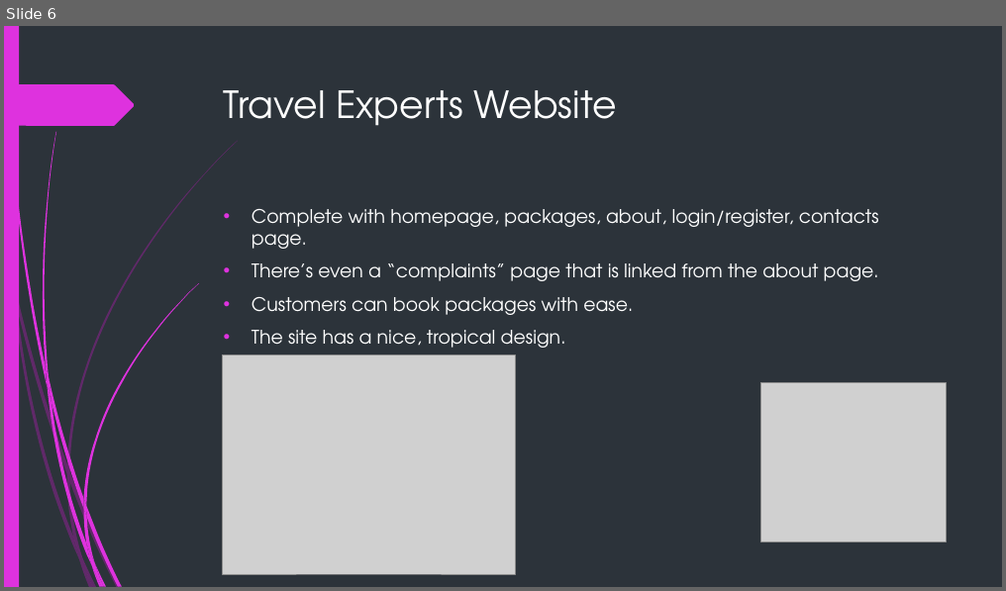
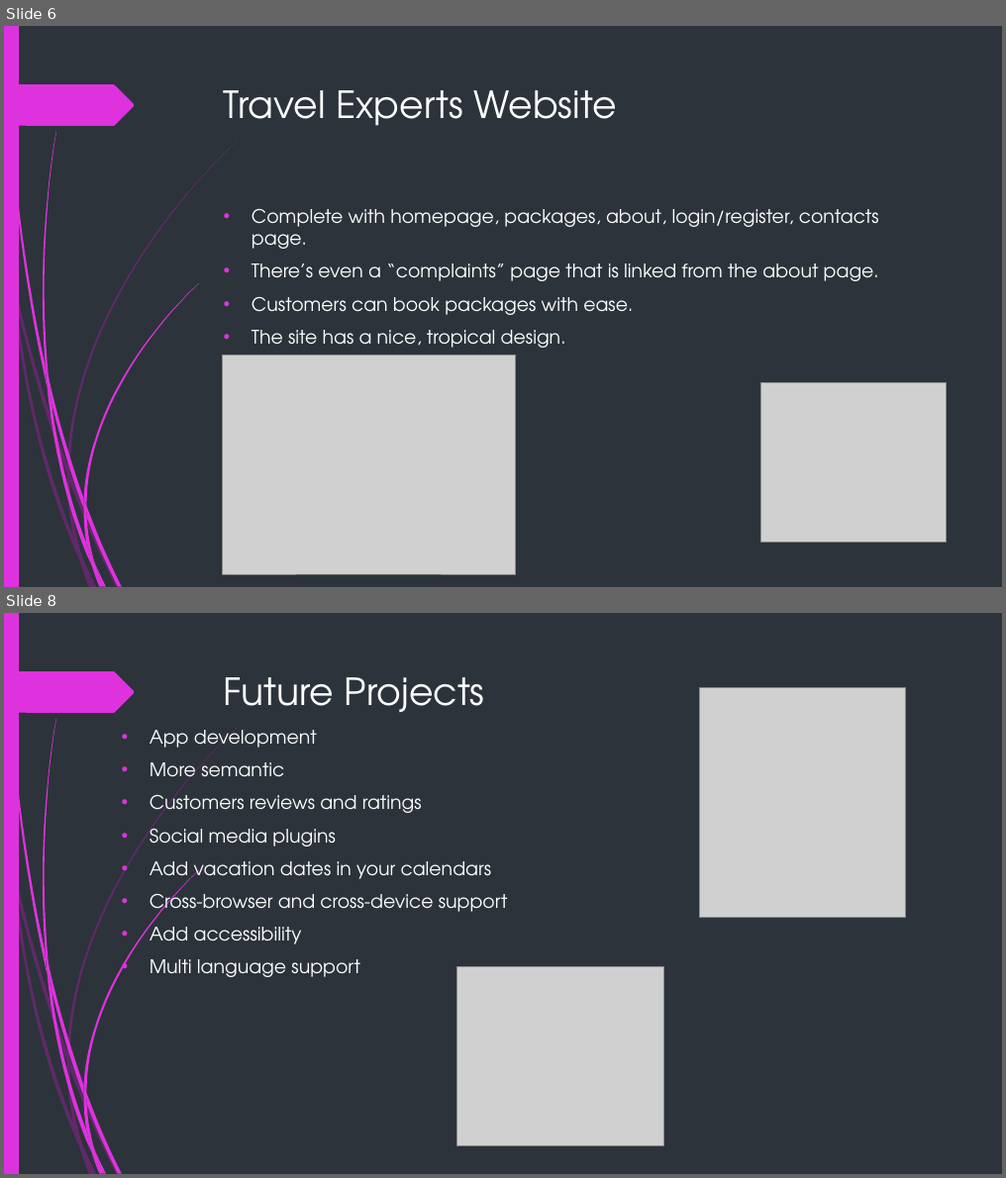
Before and after one commit to RoyalBis/OOSD-PROJ2-TEAM5, a slide deck: OOSD_Project2_Team5_Presentation.pptx. Shown one above the other, each under a label of ours: slide 6 before the commit, slides 6 and 8 after it; the slides between them are not shown. The pictures are 1006x591 and 1006x1178 pixels, drawn with LibreOffice and Linux fonts; fonts in the diff are those of the drawing; grey boxes stand for pictures. Boxes give left, top, right and bottom in pixels: in the first picture for what was removed or moved away, otherwise in the second. Text is boxed around its words. In the diff, an @@ line names an element or a change of style, - is before the commit and + after.

Commit message:
Wrap up and Future enhancements

```diff
--- a/OOSD_Project2_Team5_Presentation.pptx
+++ b/OOSD_Project2_Team5_Presentation.pptx
@@ slide 8 added at [4,613,1002,1174], background #2C333A; not listed: 24 template elements that a slide beside it also shows @@
@@ title added at [224,677,485,712], 36 pt, text #FFFFFF @@
+Future Projects
@@ picture added at [699,688,906,918] @@
@@ text added at [150,730,508,977], 18 pt, text #FFFFFF @@
+• App development
+• More semantic
+• Customers reviews and ratings
+• Social media plugins
+• Add vacation dates in your calendars
+• Cross-browser and cross-device support
+• Add accessibility
+• Multi language support
@@ picture added at [456,967,663,1146] @@
```
Also in this commit, not shown: 1 other slide added, 1 slide removed.
